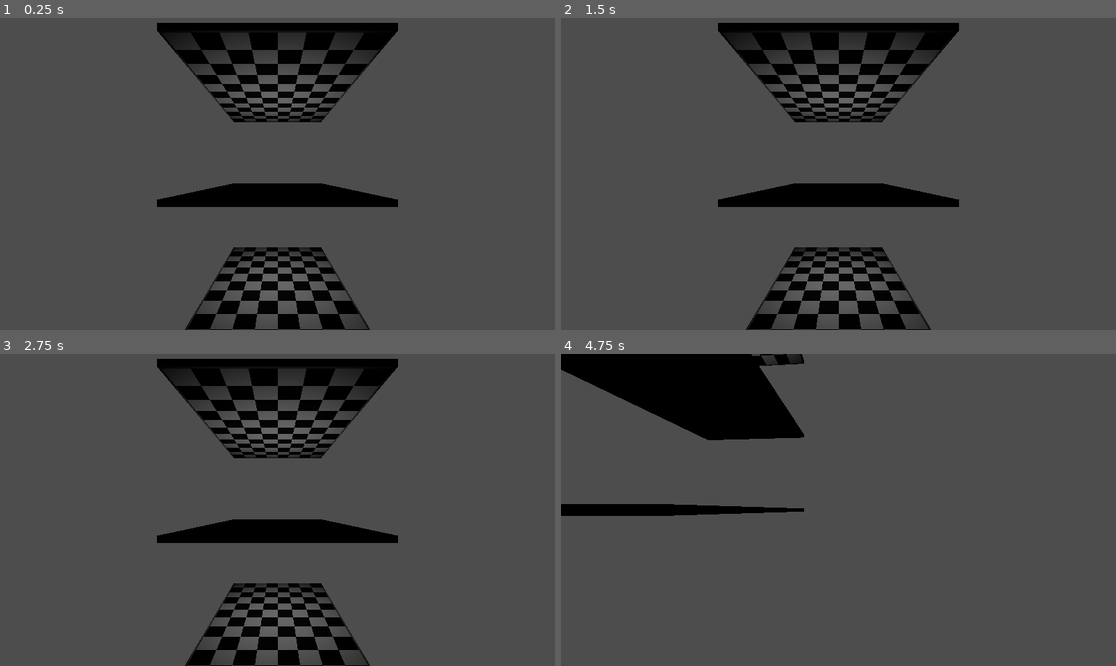
Above: before the commit, frames 1-4 (two rows, left to right).
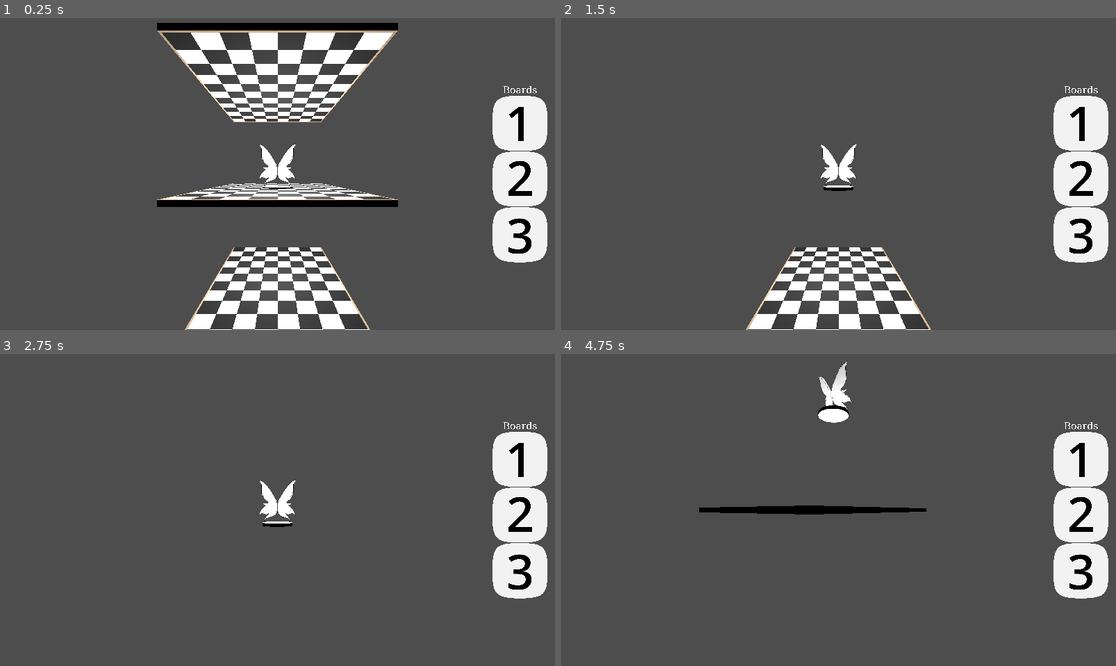
Above: after the commit, the same moments.

Repository: Milo-Posada/Dragonchess-v2
Game: Godot game, scene res://main scene/game.tscn
Two runs of this game, one before a commit and one after it. Both use one fixed random seed, a clock stepped at 60 frames per second and the inputs below. Before the commit the project starts from res://game.tscn.
Inputs (mouse positions are in pixels of both pictures, inside the frame that each line leads up to):
- Up to frame 1 (0.25 s): no input
- Up to frame 2 (1.5 s): click (1082, 124) at 0.5 s, where only the run after the commit has a clickable "1"; click (1082, 180) at 1.25 s, where only the run after the commit has a clickable "2"
- Up to frame 3 (2.75 s): click (521, 569) at 2 s, where only the run after the commit has a clickable "3"
- Up to frame 4 (4.75 s): tap Enter at 2.75 s; move the mouse to (960, 494) at 2.77 s; hold D (move_right) 2.78-3.5 s; tap 1 (board1_display) at 2.85 s; click (960, 494) at 2.92 s; drag from (727, 525) to (810, 572) at 3.52 s; tap Escape (reset_camera) at 4.25 s; move the mouse to (894, 441) at 4.27 s; hold D (move_right) from 4.28 s (still down); tap 3 (board3_display) at 4.35 s; click (894, 441) at 4.42 s

The runs differ from the first frame. In frame 1, 15% of the frame differs, in the area x 28-99%, y 4-100%; in frame 2, 18%; in frame 3, 18%, in the area x 28-99%, y 1-100%; in frame 4, 15%.

Commit message:
Basic Instantiation
Added a way to spawn pieces and how to click on them (with some new additions to the UI)

Diff:
--- a/game.tscn
+++ /dev/null
@@ -1,23 +0,0 @@
-[gd_scene load_steps=4 format=3 uid="uid://3ds6aobwigs6"]
-
-[ext_resource type="Script" path="res://Game.gd" id="1_vdu88"]
-[ext_resource type="PackedScene" uid="uid://cjg8386mu2dhx" path="res://board.tscn" id="2_4ul80"]
-[ext_resource type="Script" path="res://Camera3D.gd" id="3_uhe6o"]
-
-[node name="Game" type="Node3D"]
-script = ExtResource("1_vdu88")
-
-[node name="Board" parent="." instance=ExtResource("2_4ul80")]
-transform = Transform3D(1, 0, 0, 0, 1, 0, 0, 0, 1, -6, 6, -4)
-
-[node name="Board2" parent="." instance=ExtResource("2_4ul80")]
-
-[node name="Board3" parent="." instance=ExtResource("2_4ul80")]
-transform = Transform3D(1, 0, 0, 0, 1, 0, 0, 0, 1, -6, -6, -4)
-
-[node name="OmniLight3D" type="OmniLight3D" parent="."]
-omni_range = 10.0
-
-[node name="Camera3D" type="Camera3D" parent="."]
-transform = Transform3D(-4.37114e-08, 0, 1, 0, 1, 0, -1, 0, -4.37114e-08, 10, 0, 0)
-script = ExtResource("3_uhe6o")
--- a/board.gdshader
+++ b/main scene/board.gdshader
@@ -15,7 +15,7 @@
 void fragment() {
 	vec3 g = floor(v_world_pos / tile_size);
     float parity = mod(g.x + g.y + g.z, 2.0);
-    ALBEDO = mix(black, white, parity);
+    ALBEDO = mix(white, black, parity);
 
 	if (v_world_pos.x < -6.0 || v_world_pos.z < -4.0 || v_world_pos.x > 6.0 || v_world_pos.z > 4.0){
 		ALBEDO = edge_color;
--- a/board.tscn
+++ b/main scene/board.tscn
@@ -1,6 +1,6 @@
 [gd_scene load_steps=4 format=3 uid="uid://cjg8386mu2dhx"]
 
-[ext_resource type="Shader" path="res://board.gdshader" id="2_pulym"]
+[ext_resource type="Shader" path="res://main scene/board.gdshader" id="2_pulym"]
 
 [sub_resource type="ShaderMaterial" id="ShaderMaterial_7i4ax"]
 render_priority = 0
--- /dev/null
+++ b/main scene/boards.gd
@@ -0,0 +1,22 @@
+extends Node3D
+
+
+# Called when the node enters the scene tree for the first time.
+func _ready():
+	pass # Replace with function body.
+
+
+# Called every frame. 'delta' is the elapsed time since the previous frame.
+func _process(_delta):
+	pass
+
+
+func _on_ui_board_1_button():
+	var board = get_node("Board1")
+	board.visible = !board.visible
+func _on_ui_board_2_button():
+	var board = get_node("Board2")
+	board.visible = !board.visible
+func _on_ui_board_3_button():
+	var board = get_node("Board3")
+	board.visible = !board.visible
--- a/Camera3D.gd
+++ b/main scene/camera3D.gd
@@ -26,8 +26,9 @@
 	phi += direction.x * rotate_speed * delta
 	position = radius * Vector3(sin(theta) * cos(phi), cos(theta) + float(board_level)/radius, sin(theta) * sin(phi))
 
-	# Clamp vertical angle
-	theta = clamp(theta, 0.2, PI * 0.55)
+	# Clamp camera
+	theta = clamp(theta, 0.15, PI * 0.7)
+	radius = clamp(radius, 5, 15)
 
 func _input(event):
 	if event.is_action_pressed("zoom_in"):
@@ -51,6 +52,7 @@
 	for action_name in board_actions.keys():
 		if event.is_action_pressed(action_name):
 			var target_level = board_actions[action_name]
+			if board_level == target_level: break
 			board_level = target_level
 			smooth(rotation)
 
@@ -60,10 +62,8 @@
 		#print(event.relative)
 		#look_at_vector = event.position
 
-	radius = clamp(radius, 5, 25)
-
 func smooth(init_rot):
 	var last_rot = rotation
 	look_at(Vector3.ZERO, Vector3.UP)
 	var tween = create_tween()
-	tween.tween_property(self, "rotation", last_rot, 1).from(init_rot)
+	tween.tween_property(self, "rotation", last_rot, .01).from(init_rot)
--- a/Game.gd
+++ b/main scene/game.gd
@@ -6,6 +6,8 @@
 const base_fen: String = "2g3r3g1/s1s1s1s1s1s1/12/12/12/12/S1S1S1S1S1S1/2G3R3G1/\
 ouhtcmkpthuo/wwwwwwwwwwww/12/12/12/12/WWWWWWWWWWWW/OUHTCMKPTHUO/\
 2b3e3b1/1d1d1d1d1d1d/12/12/12/12/1D1D1D1D1D1D/2B3E3B1"
+
+const test = preload("res://pieces/piece_scenes/sylph.tscn")
 
 # Creates empty 3D array to fill with pieces
 func _ready():
@@ -21,14 +23,8 @@
 			board_array[x][y] = []
 			board_array[x][y].resize(ranks)    # Z-dimension
 			for z in ranks:
-				#board_array[x][y][z] = []
-				board_array[x][y][z] = [str(str(x+1) + String.chr(y+97) + str(8-z))]
-
-	#print(board_array[0][1][0])
-	#print(board_array)
-
-	#var test = "g".unicode_at(0)-"a".unicode_at(0)
-	#print(board_array[0][98-97][0])
+				board_array[x][y][z] = []
+				#board_array[x][y][z] = [str(str(x+1) + String.chr(y+97) + str(8-z))]
 
 	fill_board(base_fen, board_array)
 
@@ -74,6 +70,8 @@
 
 		else:
 			array[level][file-97][rank] = c
+			if c == 's':
+				add_child(test.instantiate())
 		file += 1
 
 	#print_board(array)
--- /dev/null
+++ b/main scene/game.tscn
@@ -0,0 +1,51 @@
+[gd_scene load_steps=6 format=3 uid="uid://3ds6aobwigs6"]
+
+[ext_resource type="Script" path="res://main scene/game.gd" id="1_vdu88"]
+[ext_resource type="PackedScene" uid="uid://cjg8386mu2dhx" path="res://main scene/board.tscn" id="2_4ul80"]
+[ext_resource type="Script" path="res://main scene/boards.gd" id="2_486rl"]
+[ext_resource type="Script" path="res://main scene/camera3D.gd" id="3_uhe6o"]
+[ext_resource type="PackedScene" uid="uid://8lsb00esj2rt" path="res://ui/ui.tscn" id="4_v43u1"]
+
+[node name="Game" type="Node3D"]
+script = ExtResource("1_vdu88")
+
+[node name="Boards" type="Node3D" parent="."]
+script = ExtResource("2_486rl")
+
+[node name="Board1" parent="Boards" instance=ExtResource("2_4ul80")]
+transform = Transform3D(1, 0, 0, 0, 1, 0, 0, 0, 1, -6, 6, -4)
+
+[node name="Board2" parent="Boards" instance=ExtResource("2_4ul80")]
+
+[node name="Board3" parent="Boards" instance=ExtResource("2_4ul80")]
+transform = Transform3D(1, 0, 0, 0, 1, 0, 0, 0, 1, -6, -6, -4)
+
+[node name="Lights" type="Node3D" parent="."]
+
+[node name="Light1" type="OmniLight3D" parent="Lights"]
+transform = Transform3D(1, 0, 0, 0, 1, 0, 0, 0, 1, 0, 9, 0)
+light_energy = 16.0
+light_size = 1.0
+omni_range = 15.0
+
+[node name="Light2" type="OmniLight3D" parent="Lights"]
+transform = Transform3D(1, 0, 0, 0, 1, 0, 0, 0, 1, 0, 3, 0)
+light_energy = 16.0
+light_size = 1.0
+omni_range = 15.0
+
+[node name="Light3" type="OmniLight3D" parent="Lights"]
+transform = Transform3D(1, 0, 0, 0, 1, 0, 0, 0, 1, 0, -3, 0)
+light_energy = 16.0
+light_size = 1.0
+omni_range = 15.0
+
+[node name="Camera3D" type="Camera3D" parent="."]
+transform = Transform3D(-4.37114e-08, 0, 1, 0, 1, 0, -1, 0, -4.37114e-08, 10, 0, 0)
+script = ExtResource("3_uhe6o")
+
+[node name="UI" parent="." instance=ExtResource("4_v43u1")]
+
+[connection signal="board1_button" from="UI" to="Boards" method="_on_ui_board_1_button"]
+[connection signal="board2_button" from="UI" to="Boards" method="_on_ui_board_2_button"]
+[connection signal="board3_button" from="UI" to="Boards" method="_on_ui_board_3_button"]
--- /dev/null
+++ b/pieces/models/sylph.gd
@@ -0,0 +1,17 @@
+extends Piece
+
+# Called when the node enters the scene tree for the first time.
+func _ready():
+	print("im born")
+	pass # Replace with function body.
+
+
+# Called every frame. 'delta' is the elapsed time since the previous frame.
+func _process(_delta):
+	pass
+
+
+func _on_input_event(_camera, event, _position, _normal, _shape_idx):
+	if event is InputEventMouseButton and event.button_index == 1 and event.is_pressed():
+		print("here")
+		visible = false
--- /dev/null
+++ b/pieces/piece.gd
@@ -0,0 +1,17 @@
+extends Area3D
+class_name Piece
+
+func get_legal_moves(_board_state) -> Array:
+	# Base version = empty
+	return []
+
+
+# Called when the node enters the scene tree for the first time.
+func _ready():
+	print("running piece")
+	pass # Replace with function body.
+
+
+# Called every frame. 'delta' is the elapsed time since the previous frame.
+func _process(_delta):
+	pass
--- /dev/null
+++ b/pieces/piece_scenes/sylph.tscn
@@ -0,0 +1,19 @@
+[gd_scene load_steps=4 format=3 uid="uid://ciloufwswwfsv"]
+
+[ext_resource type="Script" path="res://pieces/models/sylph.gd" id="1_wm3cp"]
+[ext_resource type="PackedScene" uid="uid://csg2ivvolroga" path="res://pieces/models/Sylph.glb" id="2_r8asv"]
+
+[sub_resource type="CylinderShape3D" id="CylinderShape3D_la6lb"]
+radius = 1.0
+
+[node name="Sylph" type="Area3D"]
+script = ExtResource("1_wm3cp")
+
+[node name="MeshInstance3D" type="CollisionShape3D" parent="."]
+transform = Transform3D(1, 0, 0, 0, 1, 0, 0, 0, 1, 0, 1, 0)
+shape = SubResource("CylinderShape3D_la6lb")
+
+[node name="Sylph" parent="MeshInstance3D" instance=ExtResource("2_r8asv")]
+transform = Transform3D(1, 0, 0, 0, 1, 0, 0, 0, 1, 0, -1, 0)
+
+[connection signal="input_event" from="." to="." method="_on_input_event"]
--- a/project.godot
+++ b/project.godot
@@ -11,7 +11,7 @@
 [application]
 
 config/name="Dragonchess2"
-run/main_scene="res://game.tscn"
+run/main_scene="res://main scene/game.tscn"
 config/features=PackedStringArray("4.2", "Mobile")
 
 [input]
--- /dev/null
+++ b/ui/ui.gd
@@ -0,0 +1,16 @@
+extends CanvasLayer
+
+#NOTE: MaterialDifference has not been worked out at all
+
+signal board1_button
+signal board2_button
+signal board3_button
+
+func _on_board_1_button_down():
+	board1_button.emit()
+
+func _on_board_2_button_down():
+	board2_button.emit()
+
+func _on_board_3_button_down():
+	board3_button.emit()
--- /dev/null
+++ b/ui/ui.tscn
@@ -0,0 +1,155 @@
+[gd_scene load_steps=7 format=3 uid="uid://8lsb00esj2rt"]
+
+[ext_resource type="Script" path="res://ui/ui.gd" id="1_iax21"]
+[ext_resource type="Texture2D" uid="uid://ddndgc0hiievg" path="res://images/Untitled.jpg" id="1_oc1a7"]
+[ext_resource type="Shader" path="res://ui/ui_button.gdshader" id="2_dt6mt"]
+
+[sub_resource type="ShaderMaterial" id="ShaderMaterial_mrmbo"]
+shader = ExtResource("2_dt6mt")
+shader_parameter/outline_thickness = 1.0
+
+[sub_resource type="FontFile" id="FontFile_ay8wi"]
+subpixel_positioning = 0
+msdf_pixel_range = 14
+msdf_size = 128
+cache/0/100/0/ascent = 0.0
+cache/0/100/0/descent = 0.0
+cache/0/100/0/underline_position = 0.0
+cache/0/100/0/underline_thickness = 0.0
+cache/0/100/0/scale = 1.0
+cache/0/100/0/kerning_overrides/100/0 = Vector2(0, 0)
+cache/0/100/0/kerning_overrides/16/0 = Vector2(0, 0)
+cache/0/16/0/ascent = 0.0
+cache/0/16/0/descent = 0.0
+cache/0/16/0/underline_position = 0.0
+cache/0/16/0/underline_thickness = 0.0
+cache/0/16/0/scale = 1.0
+cache/0/16/0/kerning_overrides/100/0 = Vector2(0, 0)
+cache/0/16/0/kerning_overrides/16/0 = Vector2(0, 0)
+
+[sub_resource type="ShaderMaterial" id="ShaderMaterial_6ljcw"]
+
+[node name="UI" type="CanvasLayer"]
+script = ExtResource("1_iax21")
+
+[node name="MaterialDifference" type="MarginContainer" parent="."]
+anchors_preset = 4
+anchor_top = 0.5
+anchor_bottom = 0.5
+offset_top = -20.0
+offset_right = 40.0
+offset_bottom = 20.0
+grow_vertical = 2
+
+[node name="VBoxContainer" type="VBoxContainer" parent="MaterialDifference"]
+layout_mode = 2
+
+[node name="BoardButtons" type="MarginContainer" parent="."]
+anchors_preset = 6
+anchor_left = 1.0
+anchor_top = 0.5
+anchor_right = 1.0
+anchor_bottom = 0.5
+offset_left = -115.0
+offset_top = -480.0
+offset_right = 459.0
+offset_bottom = 4320.0
+grow_horizontal = 0
+grow_vertical = 2
+scale = Vector2(0.2, 0.2)
+theme_override_constants/margin_top = 10
+theme_override_constants/margin_right = 15
+theme_override_constants/margin_bottom = 10
+
+[node name="VBoxContainer" type="VBoxContainer" parent="BoardButtons"]
+material = SubResource("ShaderMaterial_mrmbo")
+layout_mode = 2
+alignment = 1
+
+[node name="Label" type="Label" parent="BoardButtons/VBoxContainer"]
+layout_mode = 2
+theme_override_fonts/font = SubResource("FontFile_ay8wi")
+theme_override_font_sizes/font_size = 100
+text = "Boards"
+horizontal_alignment = 1
+
+[node name="Board1" type="TextureButton" parent="BoardButtons/VBoxContainer"]
+use_parent_material = true
+layout_mode = 2
+toggle_mode = true
+texture_normal = ExtResource("1_oc1a7")
+stretch_mode = 5
+
+[node name="Label" type="Label" parent="BoardButtons/VBoxContainer/Board1"]
+layout_mode = 1
+anchors_preset = -1
+anchor_left = 0.458188
+anchor_top = 0.422474
+anchor_right = 0.506969
+anchor_bottom = 0.542683
+offset_left = -128.5
+offset_top = -306.5
+offset_right = 128.5
+offset_bottom = 306.5
+grow_horizontal = 2
+grow_vertical = 2
+theme_override_colors/font_color = Color(0, 0, 0, 1)
+theme_override_font_sizes/font_size = 500
+text = "1"
+horizontal_alignment = 1
+vertical_alignment = 1
+metadata/_edit_use_anchors_ = true
+
+[node name="Board2" type="TextureButton" parent="BoardButtons/VBoxContainer"]
+material = SubResource("ShaderMaterial_6ljcw")
+use_parent_material = true
+layout_mode = 2
+toggle_mode = true
+texture_normal = ExtResource("1_oc1a7")
+stretch_mode = 5
+
+[node name="Label" type="Label" parent="BoardButtons/VBoxContainer/Board2"]
+layout_mode = 1
+anchors_preset = 8
+anchor_left = 0.5
+anchor_top = 0.5
+anchor_right = 0.5
+anchor_bottom = 0.5
+offset_left = -142.5
+offset_top = -361.0
+offset_right = 142.5
+offset_bottom = 321.0
+grow_horizontal = 2
+grow_vertical = 2
+theme_override_colors/font_color = Color(0, 0, 0, 1)
+theme_override_font_sizes/font_size = 500
+text = "2"
+
+[node name="Board3" type="TextureButton" parent="BoardButtons/VBoxContainer"]
+use_parent_material = true
+layout_mode = 2
+toggle_mode = true
+texture_normal = ExtResource("1_oc1a7")
+stretch_mode = 5
+
+[node name="Label" type="Label" parent="BoardButtons/VBoxContainer/Board3"]
+layout_mode = 1
+anchors_preset = 8
+anchor_left = 0.5
+anchor_top = 0.5
+anchor_right = 0.5
+anchor_bottom = 0.5
+offset_left = -142.5
+offset_top = -341.0
+offset_right = 142.5
+offset_bottom = 341.0
+grow_horizontal = 2
+grow_vertical = 2
+theme_override_colors/font_color = Color(0, 0, 0, 1)
+theme_override_font_sizes/font_size = 500
+text = "3"
+
+[connection signal="board1_button" from="." to="." method="_on_board_1_button"]
+[connection signal="button_down" from="BoardButtons/VBoxContainer/Board1" to="." method="_on_board_1_button_down"]
+[connection signal="button_down" from="BoardButtons/VBoxContainer/Board2" to="." method="_on_board_2_button_down"]
+[connection signal="button_down" from="BoardButtons/VBoxContainer/Board3" to="." method="_on_board_3_button_down"]
--- /dev/null
+++ b/ui/ui_button.gdshader
@@ -0,0 +1,40 @@
+shader_type canvas_item;
+
+//uniform vec4 board1_color : source_color = vec4(0.39, 0.69, 1.0, 1.0); // light blue
+//uniform vec4 board2_color : source_color = vec4(0.0, 0.57, 0.0, 1.0);  // green
+//uniform vec4 board3_color : source_color = vec4(0.86, 0.14, 0.08, 1.0); // red
+
+uniform float outline_thickness = 10.0;
+
+void fragment() {
+	vec4 input_color = texture(TEXTURE, UV);
+	bool is_foreground = (input_color.r > .6 || input_color.g > .6 || input_color.b > .6);
+
+	// Sample nearby pixels to see if any differ
+	float px = outline_thickness / float(textureSize(TEXTURE, 0).x);
+	float py = outline_thickness / float(textureSize(TEXTURE, 0).y);
+
+	bool neighbor_diff = false;
+	for (int x = -1; x <= 1; x++) {
+		for (int y = -1; y <= 1; y++) {
+			vec2 offset = vec2(float(x) * px, float(y) * py);
+			vec4 neighbor = texture(TEXTURE, UV + offset);
+			bool neighbor_fg = (neighbor.r > .6 || neighbor.g > .6 || neighbor.b > .6);
+			if (neighbor_fg != is_foreground) {
+				neighbor_diff = true;
+				}
+			}
+	}
+
+	if (neighbor_diff) {
+		COLOR = vec4(0.0);
+	}
+	else {
+		if (is_foreground) {
+			COLOR = vec4(input_color.r, input_color.g, input_color.r, 0.0);
+		}
+		else {
+			COLOR = vec4(0.95, 0.95, 0.95, 1.0);
+		}
+	}
+}
Binary file added: images/Dragonchess_gameboard.png
Not shown, changed: images/Dragonchess_gameboard.png.import
Binary file added: images/Untitled.jpg
Not shown, added: images/Untitled.jpg.import
Renamed: icon.svg -> images/icon.svg
Not shown, added: images/icon.svg.import
Renamed: algebraic_notation.txt -> pieces/algebraic_notation.txt
Binary file added: pieces/models/Sylph.glb
Not shown, added: pieces/models/Sylph.glb.import
